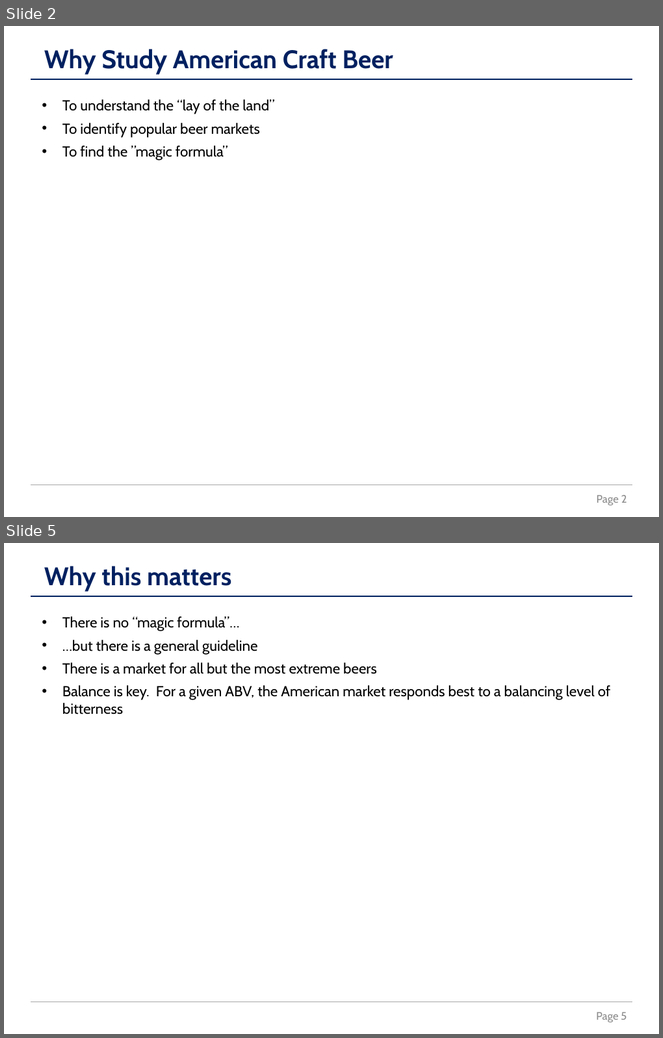
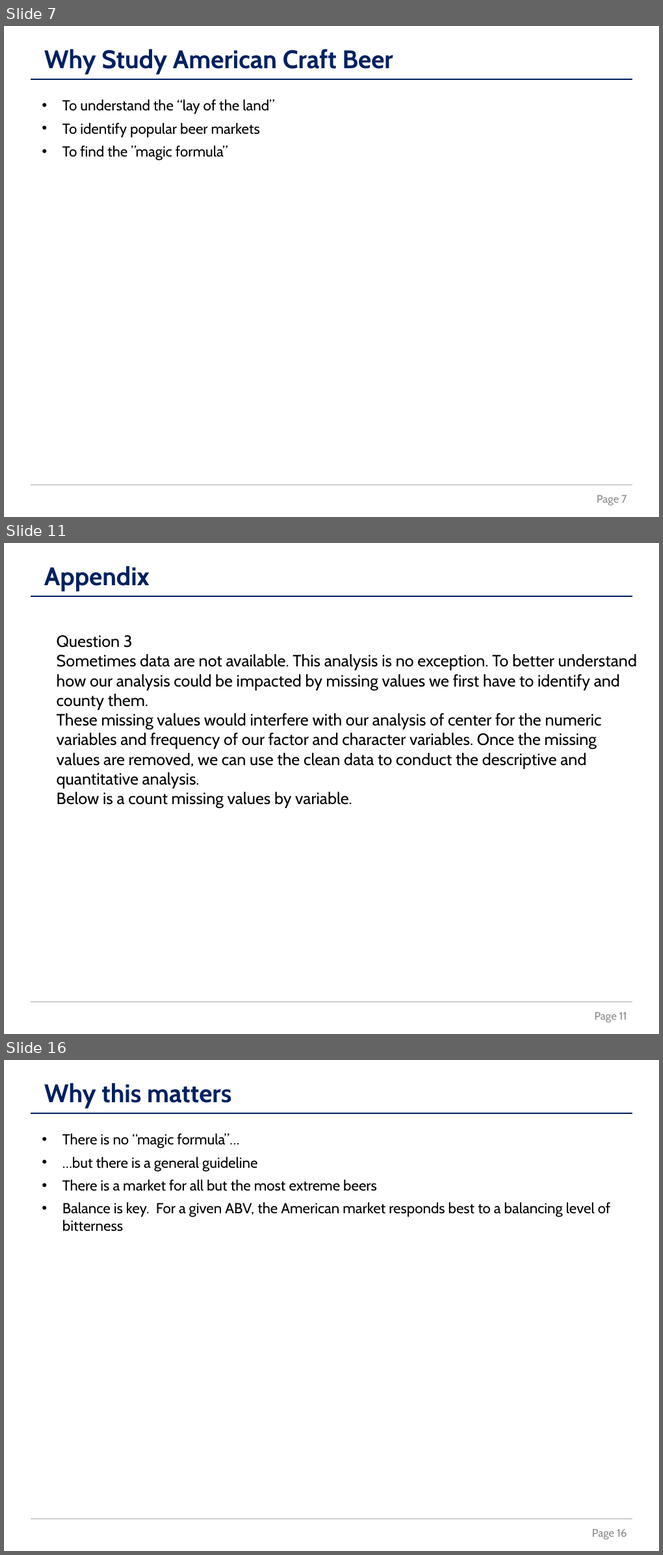
Before and after one commit to la-mar/DDS_Case_Study_1, a slide deck: docs/revised_presentation_from_template.pptx. Shown one above the other, each under a label of ours: slides 2 and 5 before the commit, slides 7, 11 and 16 after it; the slides between them are not shown. The pictures are 663x1038 and 663x1555 pixels, drawn with LibreOffice and Linux fonts; fonts in the diff are those of the drawing. Boxes give left, top, right and bottom in pixels: in the first picture for what was removed or moved away, otherwise in the second. Text is boxed around its words. In the diff, an @@ line names an element or a change of style, - is before the commit and + after.

```diff
--- a/docs/revised_presentation_from_template.pptx
+++ b/docs/revised_presentation_from_template.pptx
@@ slide 11 added at (4,543,659,1034), background #FFFFFF @@
@@ text added at (44,566,150,592), 28 pt, text #002060, bold @@
+Appendix
@@ line added from (30, 596) to (633, 596), #002060 1 pt @@
@@ text added at (57,635,637,808), 18 pt, text #000000 @@
+Question 3
+Sometimes data are not available. This analysis is no exception. To better understand how our analysis could be impacted by missing values we first have to identify and county them.
+These missing values would interfere with our analysis of center for the numeric variables and frequency of our factor and character variables. Once the missing values are removed, we can use the clean data to conduct the descriptive and quantitative analysis.
+Below is a count missing values by variable.
@@ line added from (30, 1003) to (633, 1003), #A6A6A6 1 pt @@
@@ page number added at (595,1012,627,1023), 12 pt, text #8C8C8C @@
+Page 11
@@ what was slide 2 is now slide 7 @@
@@ page number at (597,495,627,506): text changed @@
-Page 2
+Page 7
@@ what was slide 5 is now slide 16 @@
@@ page number at (592,1529,627,1540): text changed @@
-Page 5
+Page 16
```
Also in this commit, not shown: 3 slides changed, 10 other slides added, 13 other files.
